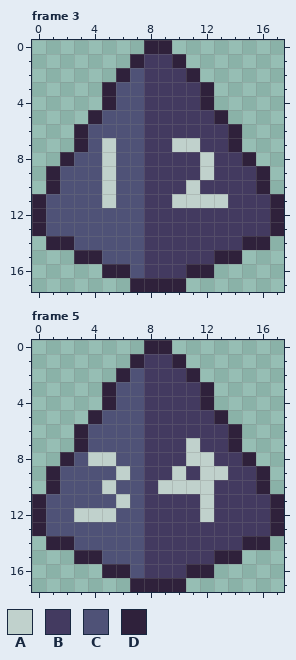
Two states of a pixel-art file, Assets/Sprites/d4.aseprite. The picture above was drawn from the file before the commit.
18x18 pixels, 5 frames. Shown: frame 3, frame 5. The commit also changed other frames, which this record leaves out.
Palette (. is transparent): A #c0d1cc  B #433a60  C #4f5277  D #2f213b
Pixels before, frame 3, first column x 0:
 0 ........DD........
 1 .......DBBD.......
 2 ......DCBBBD......
 3 .....DCCBBBBD.....
 4 .....DCCBBBBD.....
 5 ....DCCCBBBBBD....
 6 ...DCCCCBBBBBBD...
 7 ...DCACCBBAABBD...
 8 ..DCCACCBBBBABBD..
 9 .DCCCACCBBBBABBBD.
10 .DCCCACCBBBABBBBD.
11 DCCCCACCBBAAAABBBD
12 DCCCCCCCBBBBBBBBBD
13 DCCCCCCCBBBBBBBBBD
14 .DDCCCCCBBBBBBBDD.
15 ...DDCCCBBBBBDD...
16 .....DDCBBBDD.....
17 .......DDDD.......
Pixels before, frame 5, first column x 0:
 0 ........DD........
 1 .......DBBD.......
 2 ......DCBBBD......
 3 .....DCCBBBBD.....
 4 .....DCCBBBBD.....
 5 ....DCCCBBBBBD....
 6 ...DCCCCBBBBBBD...
 7 ...DCCCCBBBABBD...
 8 ..DCAACCBBBAABBD..
 9 .DCCCCACBBABAABBD.
10 .DCCCACCBAAAABBBD.
11 DCCCCCACBBBBABBBBD
12 DCCAAACCBBBBABBBBD
13 DCCCCCCCBBBBBBBBBD
14 .DDCCCCCBBBBBBBDD.
15 ...DDCCCBBBBBDD...
16 .....DDCBBBDD.....
17 .......DDDD.......
Once edited:
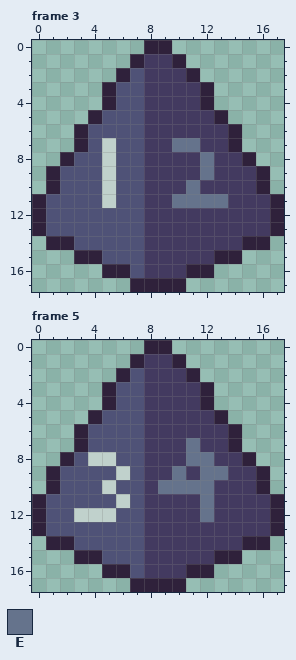
Colours new in this view: E #65738c
Change:
Frame 3:
y 7: x 10..11 AA -> EE
y 8..9: x 12 A -> E
y 10: x 11 A -> E
y 11: x 10..13 AAAA -> EEEE
Frame 5:
y 7: x 11 A -> E
y 8: x 11..12 AA -> EE
y 9: x 10 A -> E; x 12..13 AA -> EE
y 10: x 9..12 AAAA -> EEEE
y 11..12: x 12 A -> E
